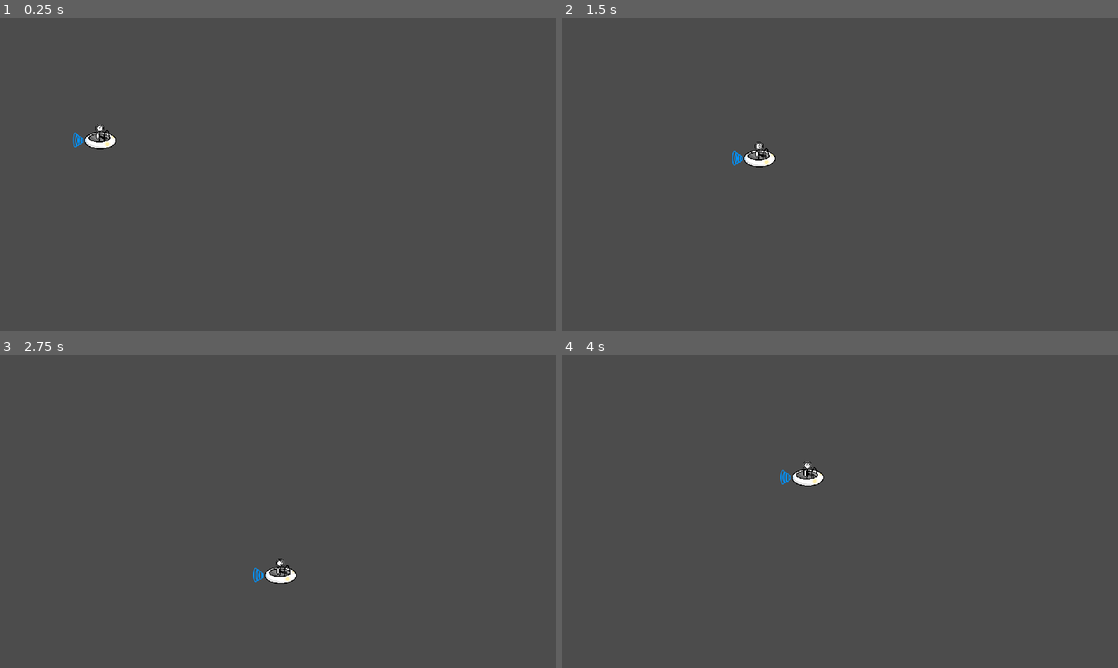
Above: before the commit, frames 1-4 (two rows, left to right).
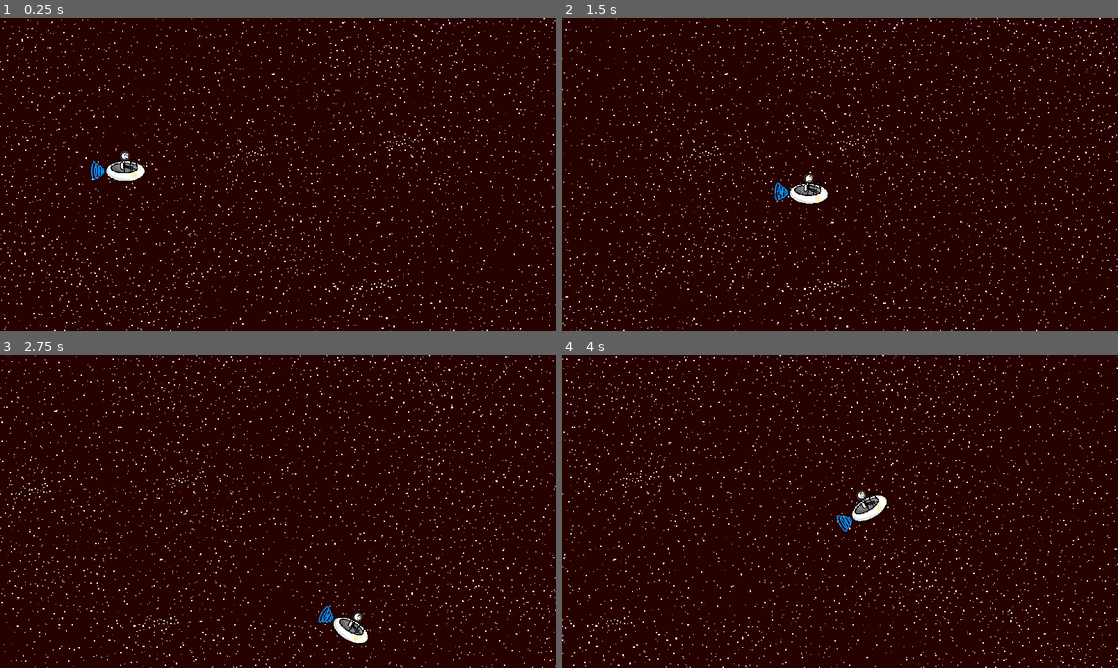
Above: after the commit, the same moments.

Repository: pvini07BR/virus-havoc
Game: Godot game, scene res://scenes/stages/Level1.tscn
Same seed, same stepped clock (60 frames per second), same inputs: the game is played once before the commit and once after it.
Inputs:
- Up to frame 1 (0.25 s): no input
- Up to frame 2 (1.5 s): hold Right (ui_right) 0.53-1.28 s; hold Down (ui_down) from 1.28 s (still down)
- Up to frame 3 (2.75 s): release Down (ui_down) at 2.03 s; hold Right (ui_right) from 2.03 s (still down)
- Up to frame 4 (4 s): release Right (ui_right) at 2.78 s; hold Up (ui_up) 2.78-3.53 s; hold Left (ui_left) from 3.53 s (still down)

The runs differ from the first frame. In frame 1, 100% of the frame differs, in the area x 0-100%, y 0-100%; in frame 2, 100%; in frame 3, 100%; in frame 4, 100%.

Commit message:
nave girando e parallax

Diff:
--- a/src/project.godot
+++ b/src/project.godot
@@ -20,8 +20,7 @@
 
 [display]
 
-window/size/width=1280
-window/size/height=720
+window/size/height=576
 window/stretch/mode="2d"
 window/stretch/aspect="keep"
 
--- a/src/scenes/GameBackground.tscn
+++ b/src/scenes/GameBackground.tscn
@@ -5,17 +5,60 @@
 
 [sub_resource type="Animation" id=1]
 resource_name = "bg1_scroll"
+length = 8.0
+loop = true
+step = 1.0
+tracks/0/type = "value"
+tracks/0/path = NodePath("background1:rect_position")
+tracks/0/interp = 1
+tracks/0/loop_wrap = true
+tracks/0/imported = false
+tracks/0/enabled = true
+tracks/0/keys = {
+"times": PoolRealArray( 0, 8 ),
+"transitions": PoolRealArray( 1, 1 ),
+"update": 0,
+"values": [ Vector2( 0, 0 ), Vector2( -1281, 0 ) ]
+}
+tracks/1/type = "value"
+tracks/1/path = NodePath("background2:rect_position")
+tracks/1/interp = 1
+tracks/1/loop_wrap = true
+tracks/1/imported = false
+tracks/1/enabled = true
+tracks/1/keys = {
+"times": PoolRealArray( 0, 8 ),
+"transitions": PoolRealArray( 1, 1 ),
+"update": 0,
+"values": [ Vector2( 0, 0 ), Vector2( -2562, 0 ) ]
+}
 
-[node name="GameBackground" type="Node2D"]
+[node name="GameBackground" type="Control"]
+anchor_right = 1.0
+anchor_bottom = 1.0
+__meta__ = {
+"_edit_use_anchors_": false
+}
 
 [node name="background1" type="TextureRect" parent="."]
+anchor_right = 1.0
+anchor_bottom = 1.0
+margin_right = 1365.0
 texture = ExtResource( 1 )
+expand = true
+stretch_mode = 2
 __meta__ = {
 "_edit_use_anchors_": false
 }
 
 [node name="background2" type="TextureRect" parent="."]
+modulate = Color( 1, 1, 1, 0.498039 )
+anchor_right = 1.0
+anchor_bottom = 1.0
+margin_right = 2691.0
 texture = ExtResource( 2 )
+expand = true
+stretch_mode = 2
 __meta__ = {
 "_edit_use_anchors_": false
 }
--- a/src/scenes/player.tscn
+++ b/src/scenes/player.tscn
@@ -13,5 +13,6 @@
 position = Vector2( 13.2433, 8.74057 )
 shape = SubResource( 1 )
 
-[node name="Sprite" type="Sprite" parent="."]
+[node name="spr" type="Sprite" parent="col"]
+position = Vector2( -13.2433, -8.74057 )
 texture = ExtResource( 1 )
--- a/src/scenes/stages/Level1.tscn
+++ b/src/scenes/stages/Level1.tscn
@@ -1,8 +1,15 @@
-[gd_scene load_steps=2 format=2]
+[gd_scene load_steps=3 format=2]
 
-[ext_resource path="res://scenes/player.tscn" type="PackedScene" id=1]
+[ext_resource path="res://scenes/Player.tscn" type="PackedScene" id=1]
+[ext_resource path="res://scenes/GameBackground.tscn" type="PackedScene" id=2]
 
 [node name="Level1" type="Node2D"]
 
+[node name="GameBackground" parent="." instance=ExtResource( 2 )]
+anchor_right = 0.0
+anchor_bottom = 0.0
+margin_right = 1280.0
+margin_bottom = 720.0
+
 [node name="player" parent="." instance=ExtResource( 1 )]
 position = Vector2( 218, 273 )
--- a/src/scripts/Player.gd
+++ b/src/scripts/Player.gd
@@ -7,16 +7,18 @@
 var move = Vector2() # Define a posição do jogador num campo de x e y, necessário pra movimento.
 
 func _ready() -> void: # Essa função executa quando a cena do player começar
-	pass # Simplesmente como não tem código, podemos pular.
+    pass # Simplesmente como não tem código, podemos pular.
 
 func _process(delta): # Essa função executa coisas dentro a todo frame. O argumento "delta" é a framerate/velocidade do jogo.
-	var prev_move = move # Essa variável pega o movimento anterior do movimento atual.
-	move.y = int(Input.is_action_pressed("ui_down")) - int(Input.is_action_pressed("ui_up"))
-	move.x = int(Input.is_action_pressed("ui_right")) - int(Input.is_action_pressed("ui_left"))
-	# Botões do teclado quando apertados de 0 viram 1. Essas 2 linhas fazem um resultado quando um botão tiver apertado. Tipo quando for pra cima, 1, pra baixo, -1.
+    var rotacao = move.x * 0.2 # Ele pega o move.x e muliplica por 0.2
+    $col.rotation_degrees = lerp(0, rotacao, 0.5) # Isso fará uma interpolação que fará o nó girar de acordo com a var rotação.
 
-	move = move.normalized() * speed
-	# Aí essa equação é normalizada pra não se mover rápido em diagonal e multiplicada por speed.
-	move = move_and_slide(lerp(prev_move, move, 0.2))
-	# Move_and_slide é uma função do KinematicBody2D pra detectar colisões e se mover, e rodar no framerate correto do game.
-	#O lerp é uma interpolação com o valor inicial, final e o peso. Nesse caso, peguei o prev_move para definir o inicio, move pra definir o fim e 0.2 como peso.
+    var prev_move = move # Essa variável pega o movimento anterior do movimento atual.
+    move.y = int(Input.is_action_pressed("ui_down")) - int(Input.is_action_pressed("ui_up"))
+    move.x = int(Input.is_action_pressed("ui_right")) - int(Input.is_action_pressed("ui_left"))
+
+    move = move.normalized() * speed
+    # Aí essa equação é normalizada pra não se mover rápido em diagonal e multiplicada por speed.
+    move = move_and_slide(lerp(prev_move, move, 0.2))
+    # Move_and_slide é uma função do KinematicBody2D pra detectar colisões e se mover, e rodar no framerate correto do game.
+    #O lerp é uma interpolação com o valor inicial, final e o peso. Nesse caso, peguei o prev_move para definir o inicio, move pra definir o fim e 0.2 como peso.
